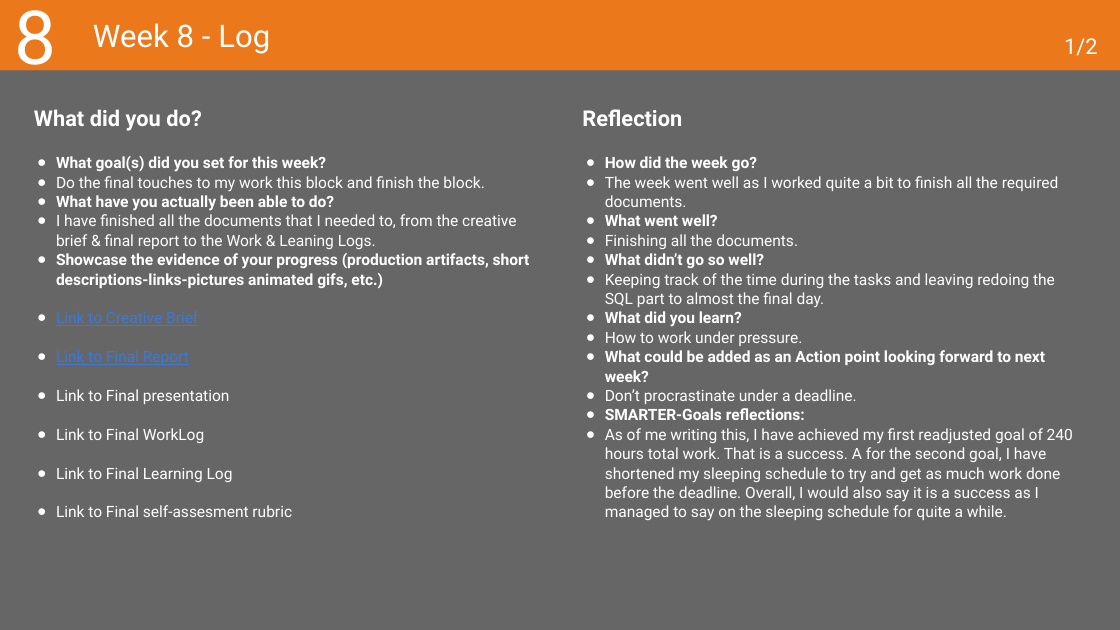
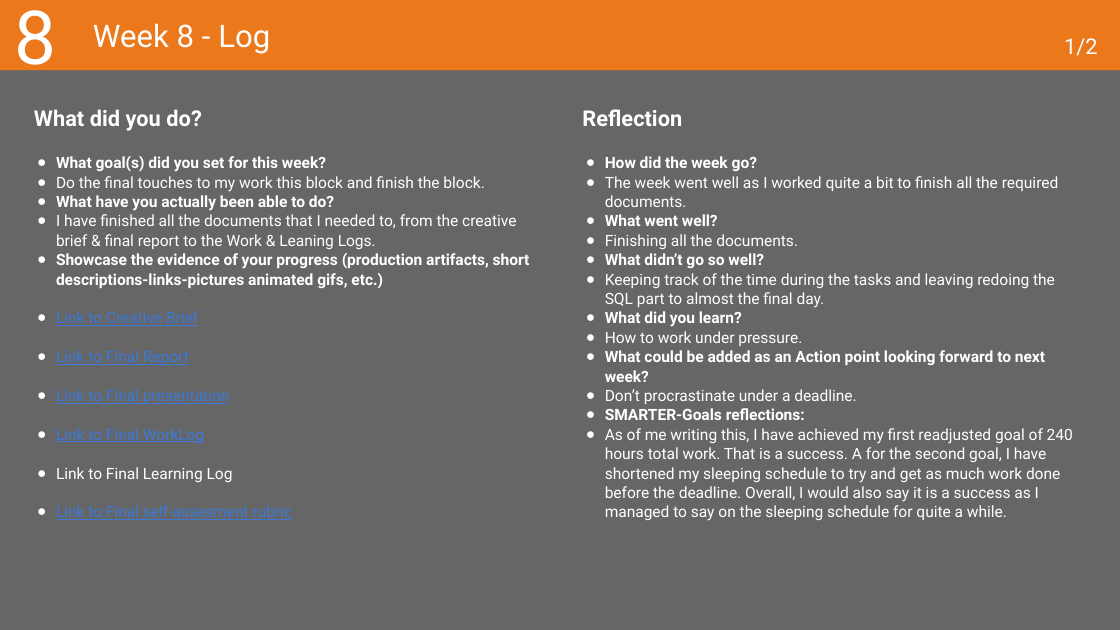
Before and after one commit to MaksBurchard240894/HFG7, a slide deck: slide 23 of Deliverables/Learning Log - Y1B-2024-25_ADSAI.pptx. Drawn at 1120x630 pixels with LibreOffice and Linux fonts; fonts in the diff are those of the drawing. Boxes give left, top, right and bottom in pixels: in the first picture for what was removed or moved away, otherwise in the second. Text is boxed around its words. In the diff, an @@ line names an element or a change of style, - is before the commit and + after.

```diff
--- a/Deliverables/Learning Log - Y1B-2024-25_ADSAI.pptx
+++ b/Deliverables/Learning Log - Y1B-2024-25_ADSAI.pptx
@@ text at [56, 389, 292, 520]: text colour #FFFFFF to #3C78D8, underline on in "Link to Final presentation", "Link to Final WorkLog", "Link to Final self-assesment rubric" @@
```
Also in this commit, not shown: 2 other slides changed, 2 other files.
